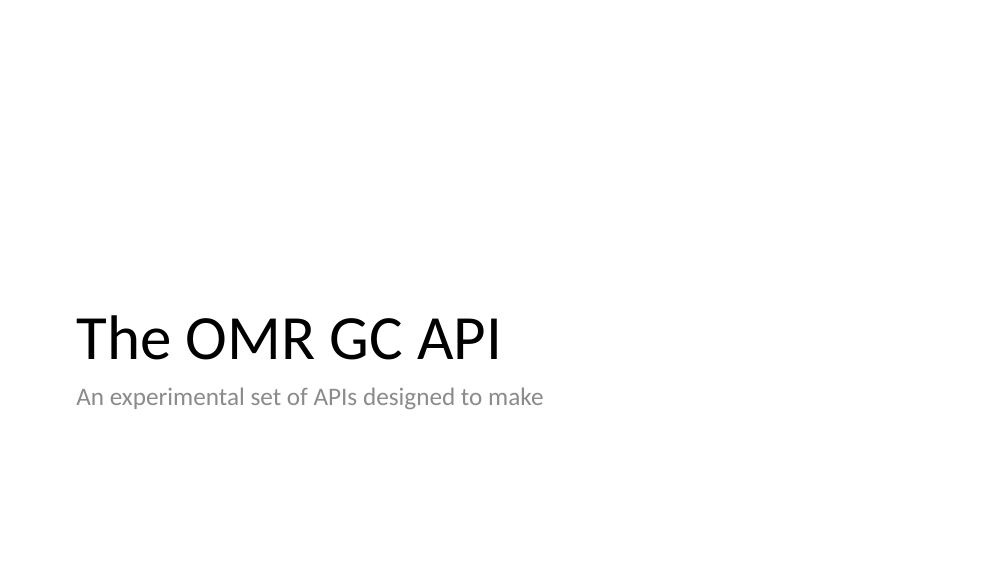
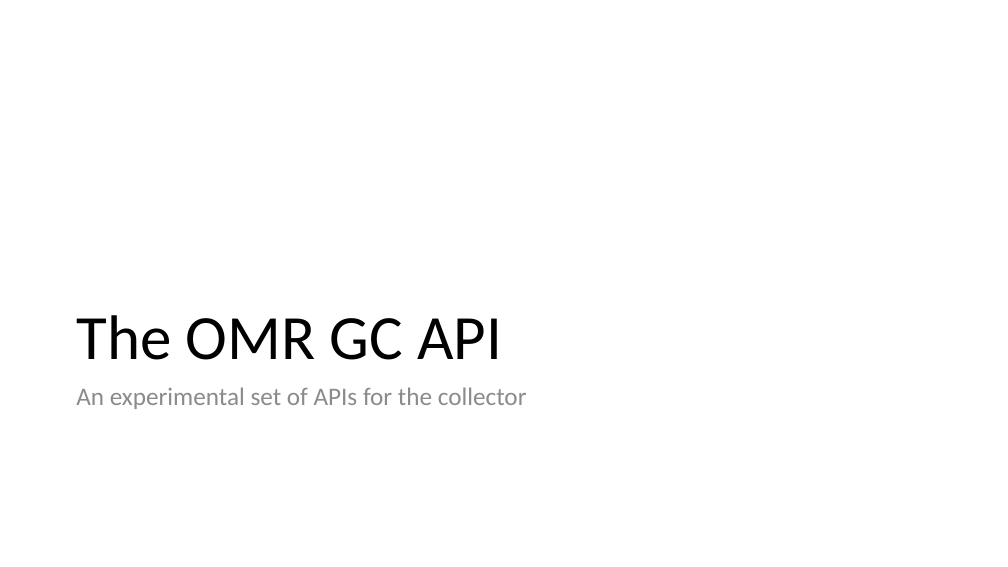
Before and after one commit to omr-turbo/gc-arrays-tutorial, a slide deck: slide 29 of slides.pptx. Drawn at 1008x567 pixels with LibreOffice and Linux fonts; fonts in the diff are those of the drawing. Boxes give left, top, right and bottom in pixels: in the first picture for what was removed or moved away, otherwise in the second. Text is boxed around its words. In the diff, an @@ line names an element or a change of style, - is before the commit and + after.

Commit message:
Update slides

```diff
--- a/slides.pptx
+++ b/slides.pptx
@@ text at (76,387,527,409): text changed @@
-An experimental set of APIs designed to make
+An experimental set of APIs for the collector
```
